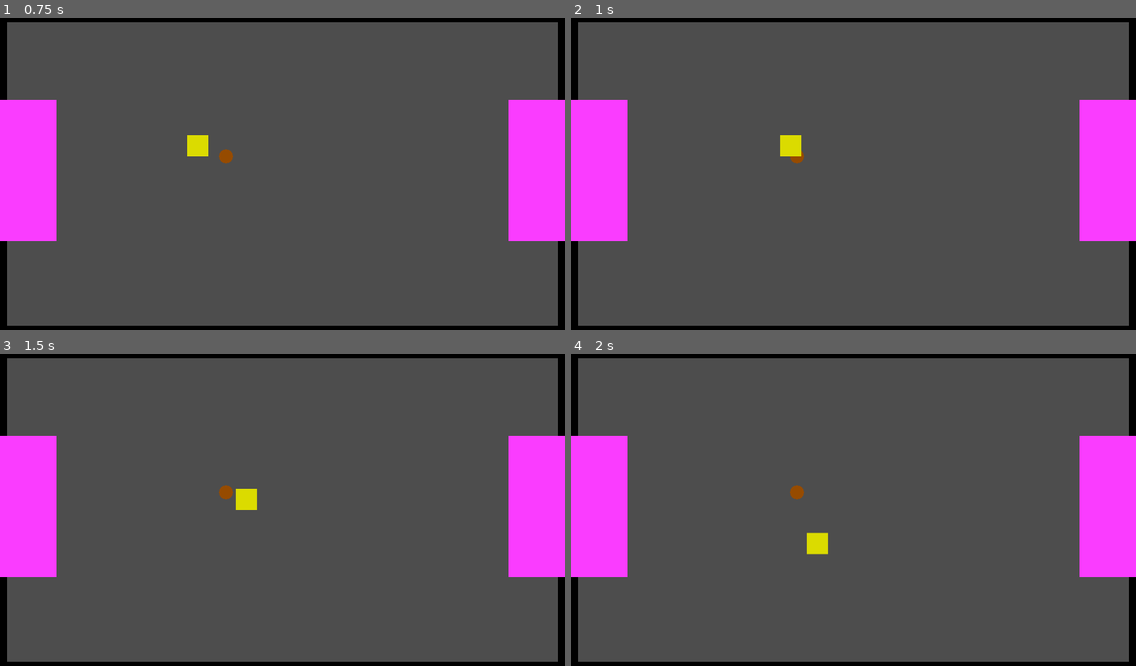
Above: before the commit, frames 1-4 (two rows, left to right).
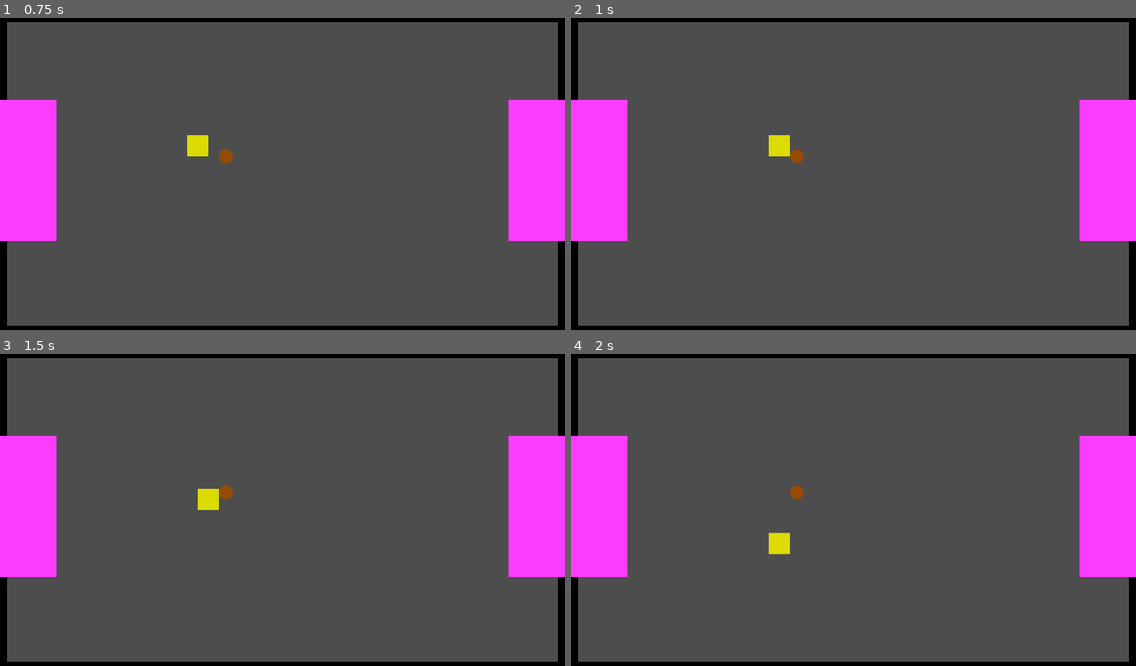
Above: after the commit, the same moments.

Repository: CrazyGG3r/fyp_try2
Game: Godot game, scene res://Scenes/main.tscn
Two runs of this game, one before a commit and one after it. Both use one fixed random seed, a clock stepped at 60 frames per second and the inputs below.
Inputs:
- Up to frame 1 (0.75 s): tap Enter at 0.5 s; hold Right (ui_right) from 0.53 s (still down)
- Up to frame 2 (1 s): keep holding Right (ui_right)
- Up to frame 3 (1.5 s): release Right (ui_right) at 1.28 s; hold Down (ui_down) from 1.28 s (still down)
- Up to frame 4 (2 s): keep holding Down (ui_down)

Frame 1 is identical in both runs. In frame 2, 0.3% of the frame differs, in the area x 35-41%, y 37-45%; in frame 3, 0.5%; in frame 4, 0.5%, in the area x 35-46%, y 57-65%.

Commit message:
added physics. need to tweak physics according to real

Diff:
--- a/Scenes/abdomen.gd
+++ b/Scenes/abdomen.gd
@@ -2,24 +2,21 @@
 
 @export var speed = 200  # Pixels per second
 
-func _ready():
-	pass
+func _physics_process(delta):
+	# Get input direction
+	var input_direction = Input.get_vector("ui_left", "ui_right", "ui_up", "ui_down")
 
-func _process(delta):
-	var velocity = Vector2.ZERO
+	# Calculate velocity
+	velocity = input_direction * speed
 
-	if Input.is_action_pressed("ui_right"):
-		velocity.x += 1
-	if Input.is_action_pressed("ui_left"):
-		velocity.x -= 1
-	if Input.is_action_pressed("ui_down"):
-		velocity.y += 1
-	if Input.is_action_pressed("ui_up"):
-		velocity.y -= 1
+	# Move and slide will handle collision
+	move_and_slide()
 
-	# Normalize the velocity to ensure consistent speed in all directions
-	if velocity.length() > 0:
-		velocity = velocity.normalized() * speed
-
-	# Move the node
-	position += velocity * delta
+func _on_body_entered(body):
+	if body.is_in_group("ball"):
+		# Handle collision with ball
+		var collision_force = velocity * 2  # Increased force, adjust as needed
+		body.apply_central_impulse(collision_force)
+	elif body.is_in_group("goal"):
+		# Handle collision with goal (e.g., prevent entering)
+		pass  # Implement goal interaction if needed
--- /dev/null
+++ b/Scenes/ball.gd
@@ -0,0 +1,28 @@
+extends RigidBody2D
+
+@export var friction = 0.5  # Adjust this to control how quickly the ball slows down
+@export var max_speed = 500 # set after testing real ball
+
+func _ready():
+	# Add the ball to the "ball" group
+	add_to_group("ball")
+
+	# Set up physics for top-down view
+	gravity_scale = 0  # No gravity
+	linear_damp = friction  # Apply friction to slow the ball down over time
+
+func _physics_process(delta):
+	# Limit the ball's speed
+	if linear_velocity.length() > max_speed:
+		linear_velocity = linear_velocity.normalized() * max_speed
+
+func _on_body_entered(body):
+	if body is CharacterBody2D:  # Assuming the player is a CharacterBody2D
+		# The player script now handles applying force to the ball
+		print("Ball hit by player!")
+
+# Optional: Add a method to reset the ball's position
+func reset_position(pos: Vector2):
+	global_position = pos
+	linear_velocity = Vector2.ZERO
+	angular_velocity = 0.0
--- a/Scenes/ball.tscn
+++ b/Scenes/ball.tscn
@@ -1,11 +1,14 @@
-[gd_scene load_steps=3 format=3 uid="uid://qekduw06wxrn"]
+[gd_scene load_steps=4 format=3 uid="uid://qekduw06wxrn"]
+
+[ext_resource type="Script" path="res://Scenes/ball.gd" id="1_qcsq5"]
 
 [sub_resource type="CircleShape2D" id="CircleShape2D_tuk17"]
 radius = 0.64
 
 [sub_resource type="SphereMesh" id="SphereMesh_5icq0"]
 
-[node name="Ball" type="StaticBody2D"]
+[node name="Ball" type="RigidBody2D"]
+script = ExtResource("1_qcsq5")
 
 [node name="CollisionShape2D" type="CollisionShape2D" parent="."]
 scale = Vector2(25, 25)
Not shown, changed: .gitignore
